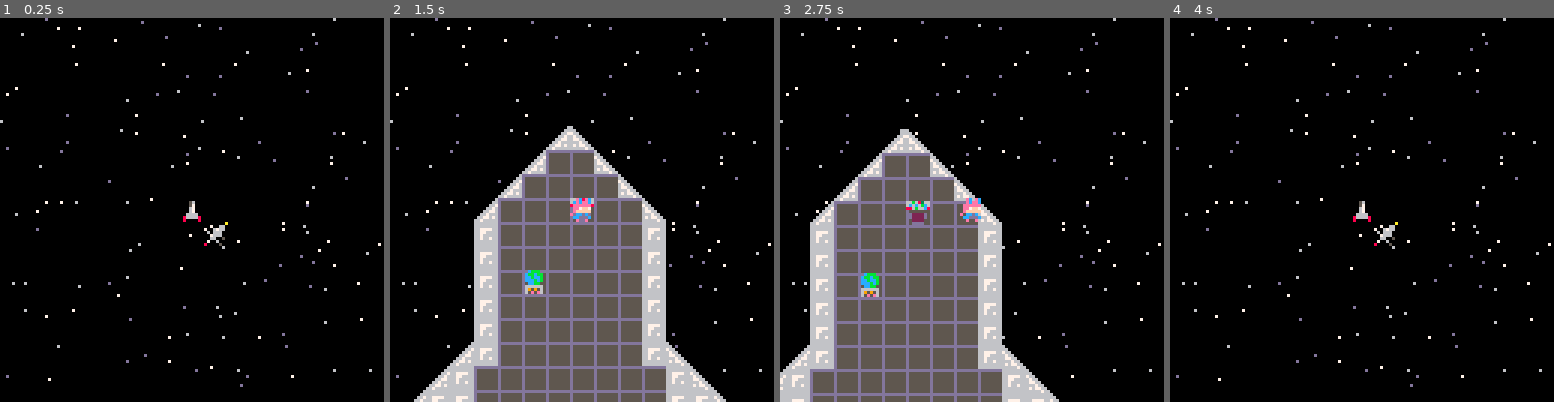
Above: before the commit, frames 1-4 (left to right).
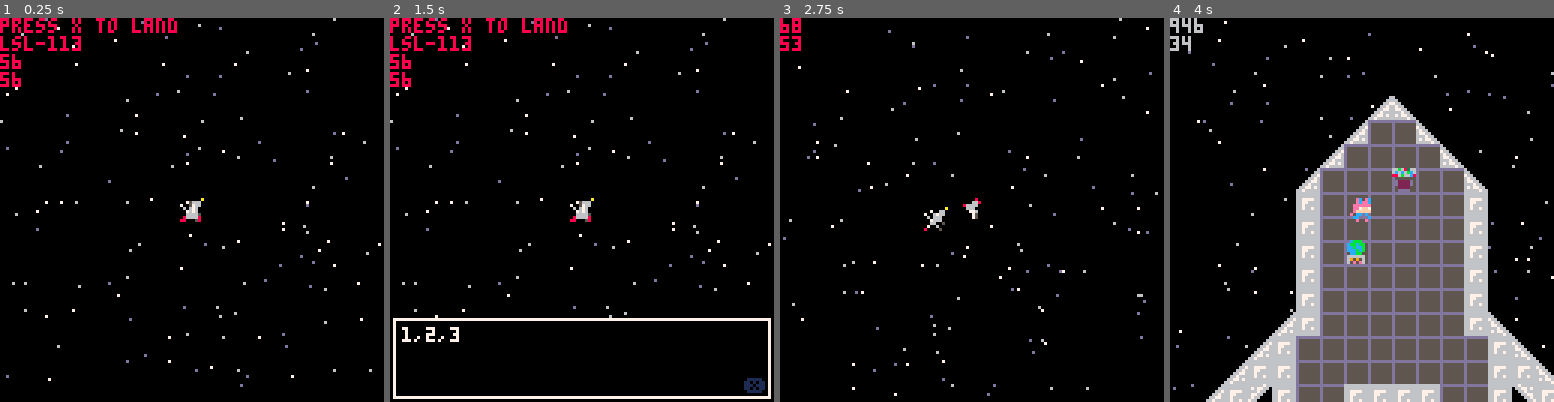
Above: after the commit, the same moments.

Repository: tsuk13/ld48
Game: PICO-8 cartridge ld48.p8
The game is run twice, just before and just after one commit, with the same random seed, the same clock (stepped at 60 frames per second) and the same inputs.
Inputs:
- Up to frame 1 (0.25 s): no input
- Up to frame 2 (1.5 s): tap X (X key) at 0.33, 1.07 s; tap O (Z key) at 0.7 s
- Up to frame 3 (2.75 s): hold Right 1.6-2.1 s; tap O (Z key) at 1.7, 2.1, 2.5 s; tap X (X key) at 1.85 s; hold Up 2.15-2.42 s; hold Right from 2.47 s (still down)
- Up to frame 4 (4 s): tap O (Z key) at 2.9, 3.3, 3.7 s; tap X (X key) at 2.97 s; release Right at 3.03 s; hold Left 3.08-3.58 s; hold Down 3.63-3.97 s

The runs differ from the first frame. In frame 1, 1.5% of the frame differs, in the area x 0-60%, y 0-60%; in frame 2, 35%; in frame 3, 33%; in frame 4, 40%, in the area x 0-100%, y 0-100%.

Commit message:
the end can be reached

Diff:
--- a/gamestate.lua
+++ b/gamestate.lua
@@ -1,45 +1,184 @@
 --sector specifications
 sectors = {
-	home = {
+	lsl_113 = {
 		name = "lsl-113",
 		x = 0,
 		y = 0,
-		w = 8,
-		h = 8,
+		w = 16,
+		h = 16,
 		warp_datas = {
 			{
 				sector_name = "red_duo",
 				heading = 90,
 			},
 			{
-				sector_name = "red",
+				sector_name = "sand_giant",
 				heading = 180,
 			},
 		},
 	},
 	red_duo = {
 		name = "red duo",
-		x = 8,
-		y = 0,
-		w = 8,
-		h = 8,
+		x = 0,
+		y = 16,
+		w = 16,
+		h = 16,
 		warp_datas = {
 			{
-				sector_name = "home",
+				sector_name = "big_blue",
+				heading = 90,
+			},
+			{
+				sector_name = "the_pins",
+				heading = 135,
+			},
+			{
+				sector_name = "lsl_113",
 				heading = 270,
 			},
 		},
 	},
-	red = {
-		name = "Red",
-		x = 8,
-		y = 0,
-		w = 8,
-		h = 8,
+	sand_giant = {
+		name = "sand giant",
+		x = 0,
+		y = 32,
+		w = 16,
+		h = 16,
 		warp_datas = {
 			{
-				sector_name = "home",
+				sector_name = "the_pins",
+				heading = 90,
+			},
+			{
+				sector_name = "lsl_113",
 				heading = 0,
+			},
+		},
+	},
+	the_pins = {
+		name = "the pins",
+		x = 0,
+		y = 48,
+		w = 16,
+		h = 16,
+		warp_datas = {
+			{
+				sector_name = "the_deep",
+				heading = 90,
+			},
+			{
+				sector_name = "sand_giant",
+				heading = 270,
+			},
+			{
+				sector_name = "red_duo",
+				heading = 315,
+			},
+		},
+	},
+	big_blue = {
+		name = "big blue",
+		x = 16,
+		y = 0,
+		w = 16,
+		h = 16,
+		warp_datas = {
+			{
+				sector_name = "the_deep",
+				heading = 135,
+			},
+			{
+				sector_name = "red_duo",
+				heading = 270,
+			},
+		},
+	},
+	the_deep = {
+		name = "the deep",
+		x = 16,
+		y = 16,
+		w = 16,
+		h = 16,
+		warp_datas = {
+			{
+				sector_name = "two_hearts",
+				heading = 135,
+			},
+			{
+				sector_name = "two_minds",
+				heading = 180,
+			},
+			{
+				sector_name = "the_pins",
+				heading = 270,
+			},
+			{
+				sector_name = "big_blue",
+				heading = 315,
+			},
+		},
+	},
+	two_hearts = {
+		name = "two hearts",
+		x = 16,
+		y = 32,
+		w = 16,
+		h = 16,
+		warp_datas = {
+			{
+				sector_name = "dying_light",
+				heading = 180,
+			},
+			{
+				sector_name = "the_deep",
+				heading = 315,
+			},
+		},
+	},
+	two_minds = {
+		name = "two minds",
+		x = 16,
+		y = 48,
+		w = 16,
+		h = 16,
+		warp_datas = {
+			{
+				sector_name = "lsl_112",
+				heading = 135,
+			},
+			{
+				sector_name = "the_deep",
+				heading = 0,
+			},
+		},
+	},
+	dying_light = {
+		name = "dying light",
+		x = 32,
+		y = 0,
+		w = 16,
+		h = 16,
+		warp_datas = {
+			{
+				sector_name = "lsl_112",
+				heading = 180,
+			},
+			{
+				sector_name = "two_hearts",
+				heading = 0,
+			},
+		},
+	},
+	lsl_112 = {
+		name = "lsl-112",
+		x = 32,
+		y = 16,
+		w = 16,
+		h = 16,
+		warp_datas = {
+			{
+				sector_name = "lsl_113",
+				heading = 270,
 			},
 		},
 	},
@@ -50,7 +189,7 @@
 	w=16,
 	h=16,
 }
-current_sector = sectors.home
+current_sector = sectors.lsl_113
 
 function reset_camera()
 	camera_x = player.x
--- a/ld48.p8
+++ b/ld48.p8
@@ -61,20 +61,107 @@
 
 
 
+…(73 lines of a section not shown)…
 __map__
 0000000000000000000000000000000000000000000000000000000000000000000000000000000000000000000000000000000000000000000000000000000000000000000000000000000000000000000000000000000000000000000000000000000000000000000000000000000000000000000000444500000000000000
 0000000000000000000000000000000000000000000000000000000000000000000000000000000000000000000000000000000000000000000000000000000000000000000000000000000000000000000000000000000000000000000000000000000000000000000000000000000000000000000044414145000000000000
 0000000000000000000000000000000000000000000000000000000000000000000000000000000000000000000000000000000000000000000000000000000000000000000000000000000000000000000000000000000000000000000000000000000000000000000000000000000000000000004441414141450000000000
-0000000009000000000000000000000000000000000000000000000000000000000000000000000000000000000000000000000000000000000000000000000000000000000000000000000000000000000000000000000000000000000000000000000000000000000000000000000000000000444141414241414500000000
-000000000000000000000a000000000000000000000000000000000000000000000000000000000000000000000000000000000000000000000000000000000000000000000000000000000000000000000000000000000000000000000000000000000000000000000000000000000000000000404141414141414000000000
+0000000000000000000000000000000000000000000000000000000000000000000000000000000000000000000000000000000000000000000000000000000000000000000000000000000000000000000000000000000000000000000000000000000000000000000000000000000000000000444141414241414500000000
 0000000000000000000000000000000000000000000000000000000000000000000000000000000000000000000000000000000000000000000000000000000000000000000000000000000000000000000000000000000000000000000000000000000000000000000000000000000000000000404141414141414000000000
-0000000000000000000000000000000000000000000000000000000000000000000000000000000000000000000000000000000000000000000000000000000000000000000000000000000000000000000000000000000000000000000000000000000000000000000000000000000000000000404143414141414000000000
-00000000000000000000000000000a0000000000000000000000000000000000000000000000000000000000000000000000000000000000000000000000000000000000000000000000000000000000000000000000000000000000000000000000000000000000000000000000000000000000404141414141414000000000
 0000000000000000000000000000000000000000000000000000000000000000000000000000000000000000000000000000000000000000000000000000000000000000000000000000000000000000000000000000000000000000000000000000000000000000000000000000000000000000404141414141414000000000
-0000000000000000000000000000000000000000000000000000000000000000000000000000000000000000000000000000000000000000000000000000000000000000000000000000000000000000000000000000000000000000000000000000000000000000000000000000000000000044404141414141414045000000
-0000000000000000000000000000000000000000000000000000000000000000000000000000000000000000000000000000000000000000000000000000000000000000000000000000000000000000000000000000000000000000000000000000000000000000000000000000000000004440414141414141414140450000
+0000000000000000000000000000000000000000000029000000000000000000000000000000050607080000000000000000000000000000000000000000000000000000000000000000000000000000000000000000000000000000000000000000000000000000000000000000000000000000404143414141414000000000
+00000000000000090000000000000000000000000000000e0f00000000000000000000000000151617180000000000000000000000000000000000000000000000000000000000000000000000000000000000000000000000000000000000000000000000000000000000000000000000000000404141414141414000000000
+00000000000000000000000000000000000000000000001e1f00000000000000000000000000252627280000000000000000000000000000000000000000000000000000000000000000000000000000000000000000000000000000000000000000000000000000000000000000000000000000404141414141414000000000
+0000000000000000000000000000000000000000000000290000000000000000000000000000353637380000000000000000000000000000000000000000000000000000000000000000000000000000000000000000000000000000000000000000000000000000000000000000000000000044404141414141414045000000
+0000000000000000000000000000000000000000000000000000000000290000000000000000000000000000000000000000000000000000000000000000000000000000000000000000000000000000000000000000000000000000000000000000000000000000000000000000000000004440414141414141414140450000
 0000000000000000000000000000000000000000000000000000000000000000000000000000000000000000000000000000000000000000000000000000000000000000000000000000000000000000000000000000000000000000000000000000000000000000000000000000000000444040414141414141414140404500
 0000000000000000000000000000000000000000000000000000000000000000000000000000000000000000000000000000000000000000000000000000000000000000000000000000000000000000000000000000000000000000000000000000000000000000000000000000000044405540414140404040414140544045
 0000000000000000000000000000000000000000000000000000000000000000000000000000000000000000000000000000000000000000000000000000000000000000000000000000000000000000000000000000000000000000000000000000000000000000000000000000000054550040414140000040414140005455
 0000000000000000000000000000000000000000000000000000000000000000000000000000000000000000000000000000000000000000000000000000000000000000000000000000000000000000000000000000000000000000000000000000000000000000000000000000000000000040414140000040414140000000
 0000000000000000000000000000000000000000000000000000000000000000000000000000000000000000000000000000000000000000000000000000000000000000000000000000000000000000000000000000000000000000000000000000000000000000000000000000000000000040404040000040404040000000
+0000000000000000000000000000000000000000000000000000000000000000000000000000000000000000000000000000000000000000000000000000000000000000000000000000000000000000000000000000000000000000000000000000000000000000000000000000000000000000000000000000000000000000
+0000000000000000000000000000000000000000000000000000000000000000000000000000000000000000000000000000000000000000000000000000000000000000000000000000000000000000000000000000000000000000000000000000000000000000000000000000000000000000000000000000000000000000
+0000000000000000000000000000000000000000000000000000000000000000000000000000000000000000000000000000000000000000000000000000000000000000000000000000000000000000000000000000000000000000000000000000000000000000000000000000000000000000000000000000000000000000
+0000000000000000000000000000000000000000000000000000000000000000000000000000000000000000000000000000000000000000000000000000000000000000000000000000000000000000000000000000000000000000000000000000000000000000000000000000000000000000000000000000000000000000
+0000000000000000000000000000000000000000000000000000000000000000000000000000000000000000000000000000000000000000000000000000000000000000000000000000000000000000000000000000000000000000000000000000000000000000000000000000000000000000000000000000000000000000
+0000000000000000000000000000000000000000000000000000002900000000000000000000000000000000000000000000000000000000000000000000000000000000000000000000000000000000000000000000000000000000000000000000000000000000000000000000000000000000000000000000000000000000
+0000000000000a000000000000000000000000000000000000002a0000000000000000000000000000000000000000000000000000000000000000000000000000000000000000000000000000000000000000000000000000000000000000000000000000000000000000000000000000000000000000000000000000000000
+0000000000000000000000000000000000000000000000000000000000000000000000000000001900000000000000000000000000000000000000000000000000000000000000000000000000000000000000000000000000000000000000000000000000000000000000000000000000000000000000000000000000000000
+0000000000000000000000000000000000000000000000000000000000000000000000000000000000000000000000000000000000000000000000000000000000000000000000000000000000000000000000000000000000000000000000000000000000000000000000000000000000000000000000000000000000000000
+0000000000000000000000000000000000000000000000000000000000000000000000000000000000000000000000000000000000000000000000000000000000000000000000000000000000000000000000000000000000000000000000000000000000000000000000000000000000000000000000000000000000000000
+0000000000000000000000000000000000000000000000000000000000000000000000000000000000000000000000000000000000000000000000000000000000000000000000000000000000000000000000000000000000000000000000000000000000000000000000000000000000000000000000000000000000000000
+0000000000000000000000000000000000000000000000000000000000000000000000000000000000000000000000000000000000000000000000000000000000000000000000000000000000000000000000000000000000000000000000000000000000000000000000000000000000000000000000000000000000000000
+0000000000000000000000000000000000000000000000000000000000000000000000000000000000000000000000000000000000000000000000000000000000000000000000000000000000000000000000000000000000000000000000000000000000000000000000000000000000000000000000000000000000000000
+00000000000000000000000b0000000000000000000000000000000000000000000000000000000000000000000000000000000000000000000000000000000000000000000000000000000000000000000000000000000000000000000000000000000000000000000000000000000000000000000000000000000000000000
--- a/main.lua
+++ b/main.lua
@@ -10,8 +10,9 @@
         update_input()
         _starfield:update_stars()
         for o in all(objects) do
-            o:update()
+            if o.base == player then p = o else o:update() end
         end
+        p:update()
     end
 end
 
@@ -36,7 +37,7 @@
     freeze_time = 0
     load_sector(current_sector)
     load_sector(ship_ob)
-    create(player, 24, 16)
+    create(player, 7*8, 7*8)
     _starfield:init_stars()
 end
 
--- a/object.lua
+++ b/object.lua
@@ -94,13 +94,13 @@
     ox = ox or 0
     oy = oy or 0
 
-	for i = flr((ox + self.x + self.hit_x) / 8),flr((ox + self.x + self.hit_x + self.hit_w - 1) / 8) do
-		for j = oy + self.y + self.hit_y,oy + self.y + self.hit_y + self.hit_h - 1 do
-			if fget(mget(i, j), 1) then
-				return true
-            end
-		end
-	end
+	-- for i = flr((ox + self.x + self.hit_x) / 8),flr((ox + self.x + self.hit_x + self.hit_w - 1) / 8) do
+	-- 	for j = oy + self.y + self.hit_y,oy + self.y + self.hit_y + self.hit_h - 1 do
+	-- 		if fget(mget(i, j), 1) then
+	-- 			return true
+    --         end
+	-- 	end
+	-- end
 
 	for o in all(objects) do
 		if o.solid and o != self and not o.destroyed and self:overlaps(o, ox, oy) then
--- a/objects.lua
+++ b/objects.lua
@@ -1,14 +1,141 @@
-red_planet = new_type(10)
-
-station = new_type(9)
-function station.init(self)
-    self.planet_name = "LSL-113"
+--planets/stations
+lsl_113 = new_type(9)
+function lsl_113.init(self)
+    self.planet_name = "lsl-113"
     self.dialogue = {
         "test",
         "1,2,3",
     }
 end
 
+red_headed = new_type(10)
+function red_headed.init(self)
+    self.planet_name = "red headed"
+    self.dialogue = {
+        "test",
+        "1,2,3",
+    }
+end
+
+red_handed = new_type(11)
+function red_handed.init(self)
+    self.planet_name = "red handed"
+    self.dialogue = {
+        "test",
+        "1,2,3",
+    }
+end
+
+kill_devils = new_type(12)
+function kill_devils.init(self)
+    self.planet_name = "kill devils"
+    self.dialogue = {
+        "test",
+        "1,2,3",
+    }
+    self.hit_w = 16
+    self.hit_h = 16
+end
+function kill_devils.draw(self)
+    spr(self.spr, self.x, self.y, 2, 2, self.flip_x, self.flip_y)
+end
+
+big_blue = new_type(14)
+function big_blue.init(self)
+    self.planet_name = "big blue"
+    self.dialogue = {
+        "test",
+        "1,2,3",
+    }
+    self.hit_w = 16
+    self.hit_h = 16
+end
+function big_blue.draw(self)
+    spr(self.spr, self.x, self.y, 2, 2, self.flip_x, self.flip_y)
+end
+
+dying_light = new_type(5)
+function dying_light.init(self)
+    self.planet_name = "dying light"
+    self.dialogue = {
+        "test",
+        "1,2,3",
+    }
+    self.hit_w = 24
+    self.hit_h = 24
+end
+function dying_light.draw(self)
+    spr(self.spr, self.x, self.y, 4, 4, self.flip_x, self.flip_y)
+end
+
+lsl_112 = new_type(25)
+function lsl_112.init(self)
+    self.planet_name = "lsl-112"
+    self.dialogue = {
+        "test",
+        "1,2,3",
+    }
+end
+
+asteroids = new_type(26)
+
+the_pin = new_type(27)
+function the_pin.init(self)
+    self.planet_name = "the pin"
+    self.dialogue = {
+        "test",
+        "1,2,3",
+    }
+end
+
+moon = new_type(41)
+
+deep_blue = new_type(42)
+function deep_blue.init(self)
+    self.planet_name = "deep blue"
+    self.dialogue = {
+        "test",
+        "1,2,3",
+    }
+end
+
+love = new_type(43)
+function love.init(self)
+    self.planet_name = "love"
+    self.dialogue = {
+        "test",
+        "1,2,3",
+    }
+end
+
+lust = new_type(44)
+function lust.init(self)
+    self.planet_name = "lust"
+    self.dialogue = {
+        "test",
+        "1,2,3",
+    }
+end
+
+thought = new_type(46)
+function thought.init(self)
+    self.planet_name = "thought"
+    self.dialogue = {
+        "test",
+        "1,2,3",
+    }
+end
+
+action = new_type(47)
+function action.init(self)
+    self.planet_name = "action"
+    self.dialogue = {
+        "test",
+        "1,2,3",
+    }
+end
+
+--ship objects
 ship_wall = new_type(64)
 function ship_wall.init(self)
     self.solid = true
--- a/player.lua
+++ b/player.lua
@@ -22,6 +22,8 @@
     self.target_sector = nil
     self.can_switch_to_char = true
     self.target_planet = nil
+    self.visited_the_deep = false
+    self.visited_lsl_112 = false
     camera_x = self.x - 60
     camera_y = self.y - 60
 end
@@ -29,7 +31,7 @@
 function player.update(self)
     if self.is_warping then
         if self.angle != self.target_warp_heading then
-            self.angle = (self.angle + self.turn_spd) % 360
+            self.angle = (self.angle + 5) % 360
         else
             --calculate movement vector
             local mov_vec = {}
@@ -201,6 +203,10 @@
             camera(camera_x, camera_y)
         end
     end
+    camera()
+    print(p.x)
+    print(p.y)
+    camera(camera_x, camera_y)
 end
 
 function player.switch_to_char(self)
@@ -240,5 +246,15 @@
 
 function player.land_planet(self, planet)
     freeze_game()
-    dtb_quick_queue(planet.dialogue, unfreeze_game)
-end
+    if planet.base == lsl_113 and self.visited_the_deep and self.visited_lsl_112 then
+        dtb_quick_queue({"The End"}, unfreeze_game)
+    else
+        dtb_quick_queue(planet.dialogue, unfreeze_game)
+        if planet.base == deep_blue then
+            self.visited_the_deep = true
+        end
+        if planet.base == lsl_112 then
+            self.visited_lsl_112 = true
+        end
+    end
+end
Not shown, changed: 73 lines of the sprite sheet (__gfx__) section of ld48.p8
